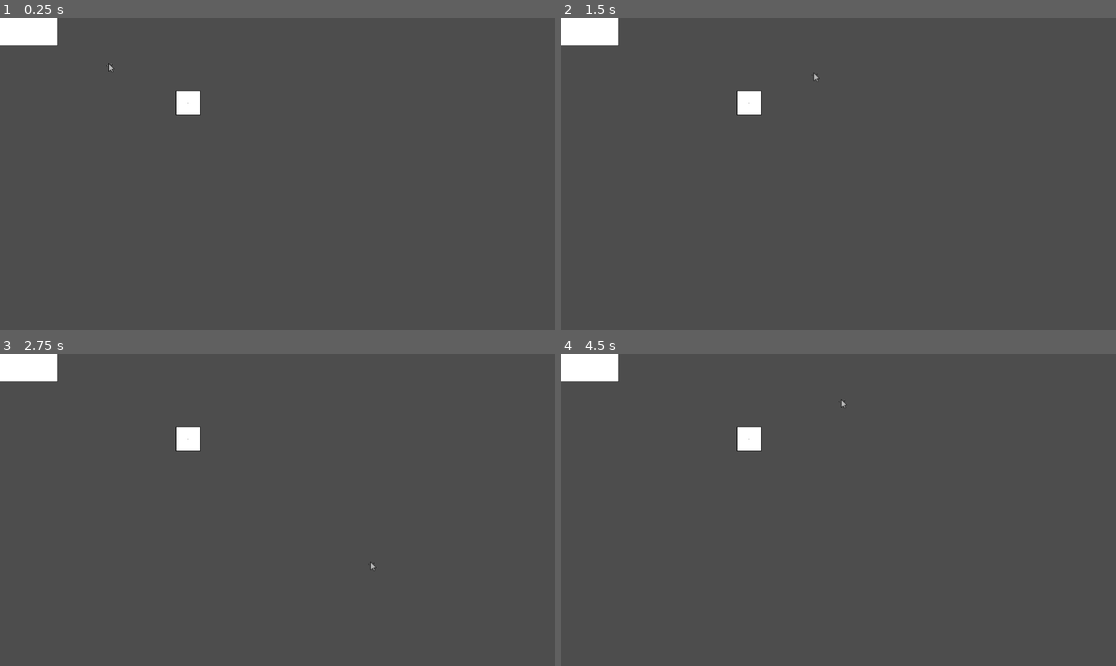
Above: before the commit, frames 1-4 (two rows, left to right).
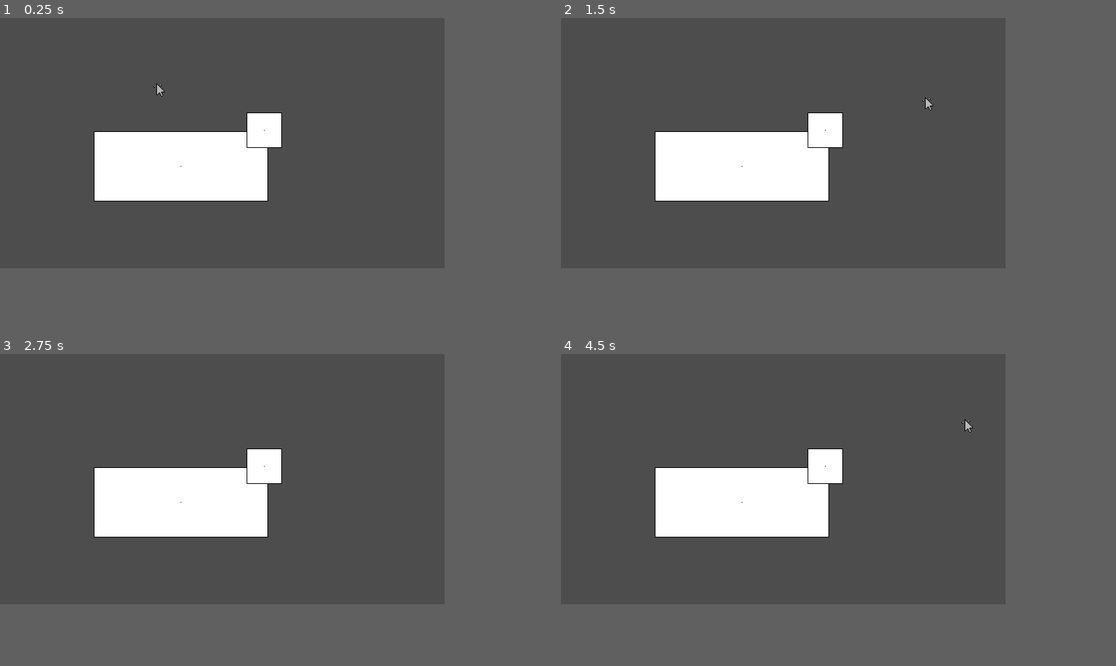
Above: after the commit, the same moments.

Repository: username123115/Clicky
Game: Godot game, scene res://intro.tscn
The game is run twice, just before and just after one commit, with the same random seed, the same clock (stepped at 60 frames per second) and the same inputs.
Inputs:
- Up to frame 1 (0.25 s): no input
- Up to frame 2 (1.5 s): tap Enter at 0.5 s; hold L (move_right) 0.53-1.28 s; hold J (move_down) from 1.28 s (still down)
- Up to frame 3 (2.75 s): release J (move_down) at 2.03 s; hold L (move_right) from 2.03 s (still down)
- Up to frame 4 (4.5 s): release L (move_right) at 2.78 s; hold K (move_up) 2.78-3.53 s; hold H (move_left) from 3.53 s (still down); tap Space at 4.25 s
In our replay, the window is 799x449 before the commit and 640x360 after it. These sizes can differ from the game's own. Grey fills any space a smaller window leaves; there, only what the larger window draws over its background counts as a difference.

The runs differ from the first frame. In frame 1, 8.9% of the frame differs, in the area x 0-51%, y 0-59%; in frame 2, 8.9%; in frame 3, 8.9%; in frame 4, 8.9%.

Commit message:
some project changes i forgor

Diff:
--- a/intro.tscn
+++ b/intro.tscn
@@ -13,12 +13,12 @@
 [node name="Timer" type="Timer" parent="."]
 
 [node name="Window" parent="." instance=ExtResource("2_2je34")]
-position = Vector2(-5, 8)
+position = Vector2(261, 214)
 init_height = 100
 init_width = 250
 
 [node name="Window2" parent="." instance=ExtResource("2_2je34")]
-position = Vector2(391, 177)
+position = Vector2(381, 162)
 
 [node name="player_debugger" type="Node2D" parent="." node_paths=PackedStringArray("target")]
 script = ExtResource("3_nceal")
--- a/project.godot
+++ b/project.godot
@@ -18,6 +18,11 @@
 [autoload]
 
 EventBus="*res://event_bus.gd"
+
+[display]
+
+window/size/viewport_width=640
+window/size/viewport_height=360
 
 [input]
 
@@ -41,3 +46,8 @@
 "events": [Object(InputEventKey,"resource_local_to_scene":false,"resource_name":"","device":-1,"window_id":0,"alt_press …(192 unchanged characters)…
 ]
 }
+
+[rendering]
+
+textures/canvas_textures/default_texture_filter=0
+2d/snap/snap_2d_transforms_to_pixel=true
